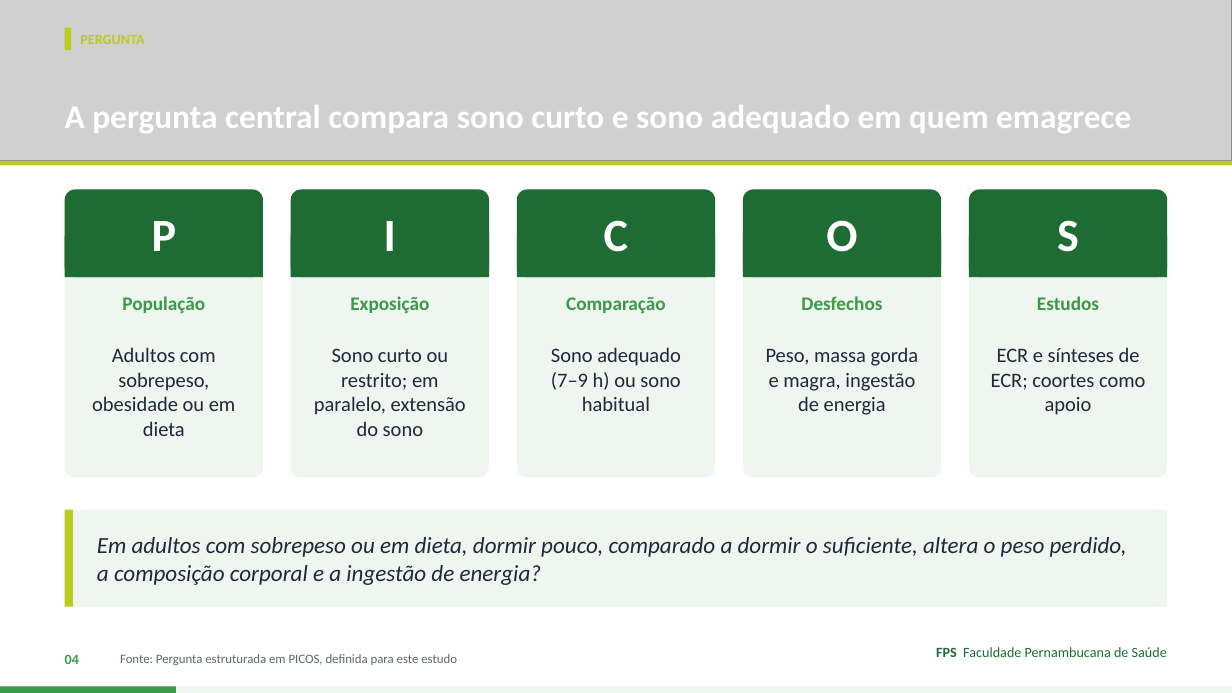
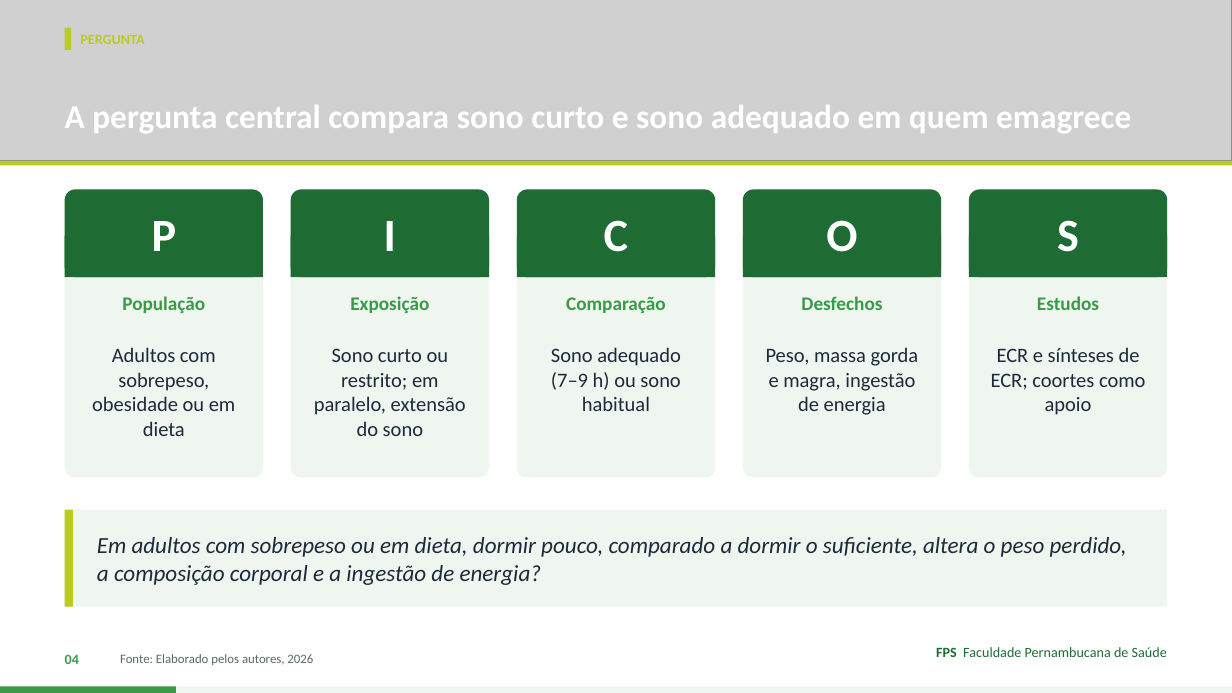
Before and after one commit to Institutomoraisandrade/CRM, a slide deck: slide 4 of trabalho-fps/trabalhos/2026-11-10-sono/apresentacao.pptx. Drawn at 1232x693 pixels with LibreOffice and Linux fonts; fonts in the diff are those of the drawing; grey boxes stand for pictures. Boxes give left, top, right and bottom in pixels: in the first picture for what was removed or moved away, otherwise in the second. Text is boxed around its words. In the diff, an @@ line names an element or a change of style, - is before the commit and + after.

```diff
--- a/trabalho-fps/trabalhos/2026-11-10-sono/apresentacao.pptx
+++ b/trabalho-fps/trabalhos/2026-11-10-sono/apresentacao.pptx
@@ text at (120,654,313,665): text changed @@
-Fonte: Pergunta estruturada em PICOS, definida para este estudo
+Fonte: Elaborado pelos autores, 2026
```
Also in this commit, not shown: 20 other slides changed, 7 other files.
